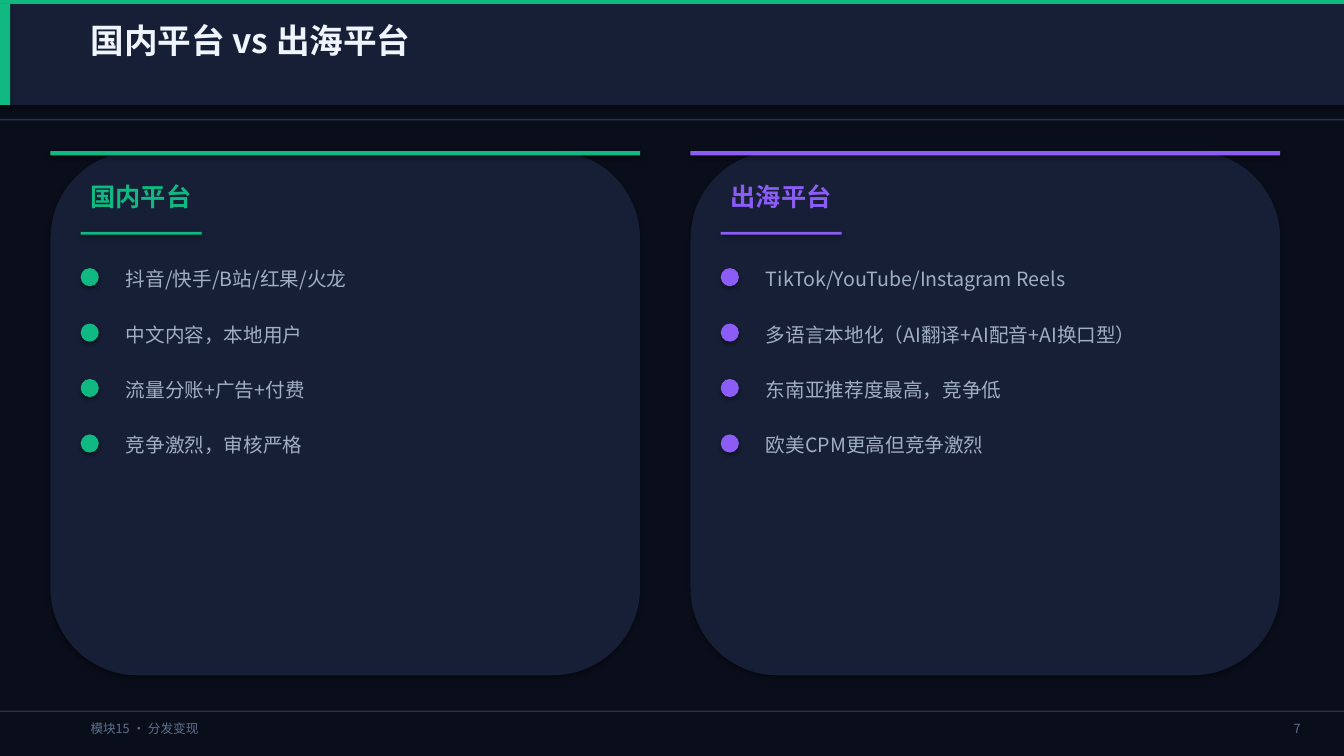
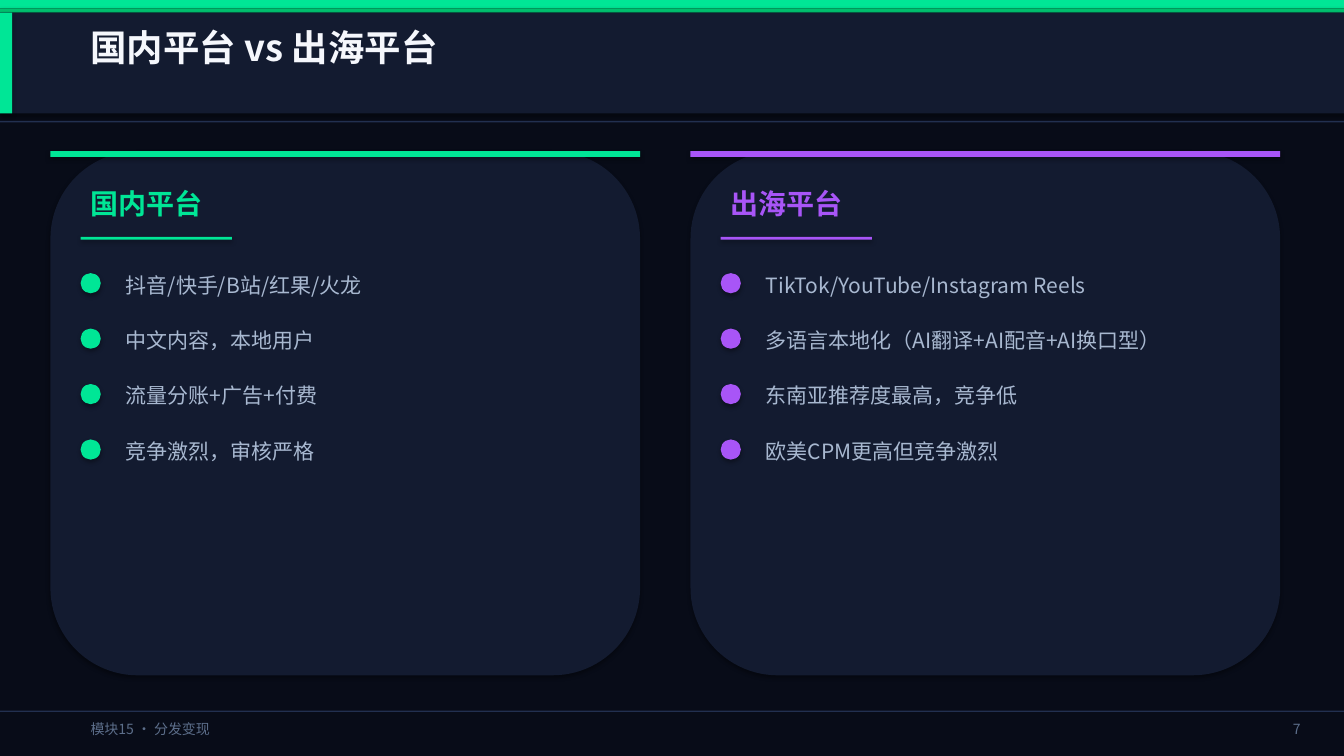
Before and after one commit to lichangjiang932-ship-it/ai-video-class, a slide deck: slide 8 of AI漫剧制作课程/PPT课件/模块15-分发变现.pptx. Drawn at 1344x756 pixels with LibreOffice and Linux fonts; fonts in the diff are those of the drawing. Boxes give left, top, right and bottom in pixels: in the first picture for what was removed or moved away, otherwise in the second. Text is boxed around its words. In the diff, an @@ line names an element or a change of style, - is before the commit and + after.

```diff
--- a/AI漫剧制作课程/PPT课件/模块15-分发变现.pptx
+++ b/AI漫剧制作课程/PPT课件/模块15-分发变现.pptx
@@ background #0A0E1A to #080C18 @@
@@ rectangle resized from (x1=0, y1=0, x2=1344, y2=4) to (x1=0, y1=0, x2=1344, y2=8) @@
@@ rectangle resized from (x1=0, y1=4, x2=1344, y2=105) to (x1=0, y1=8, x2=1344, y2=12) @@
@@ rectangle at (x1=0, y1=8, x2=1344, y2=12): fill #161F35 to #00BE6E @@
@@ rectangle moved from (x1=0, y1=4, x2=10, y2=105) to (x1=0, y1=12, x2=12, y2=113) @@
@@ rectangle added at (x1=0, y1=12, x2=1344, y2=113), fill #131B30 @@
@@ text "国内平台 vs 出海平台" at (x1=91, y1=29, x2=438, y2=65): size 24 to 26 pt, text colour #F0F4FC to #F5F7FC @@
@@ rectangle at (x1=0, y1=121, x2=1344, y2=122): fill #253350 to #223050 @@
@@ rounded rectangle at (x1=50, y1=151, x2=640, y2=676): fill #161F35 to #131B30 @@
@@ rounded rectangle at (x1=691, y1=151, x2=1280, y2=676): fill #161F35 to #131B30 @@
@@ text "国内平台" at (x1=91, y1=190, x2=203, y2=217): size 18 to 20 pt, text colour #10B981 to #00E696 @@
@@ text "出海平台" at (x1=731, y1=190, x2=843, y2=217): size 18 to 20 pt, text colour #8B5CF6 to #A855F7 @@
@@ fill #10B981 to #00E696 in 8 elements at (x1=0, y1=0, x2=1344, y2=8), (x1=50, y1=151, x2=640, y2=157), (x1=0, y1=12, x2=12, y2=113), (x1=81, y1=384, x2=101, y2=404), (x1=81, y1=273, x2=101, y2=293), (x1=81, y1=329, x2=101, y2=349), (x1=81, y1=440, x2=101, y2=460), (x1=81, y1=237, x2=232, y2=240) @@
@@ rectangle resized from (x1=81, y1=232, x2=202, y2=235) to (x1=81, y1=237, x2=232, y2=240) @@
@@ fill #8B5CF6 to #A855F7 in 6 elements at (x1=691, y1=151, x2=1280, y2=157), (x1=721, y1=384, x2=741, y2=404), (x1=721, y1=273, x2=741, y2=293), (x1=721, y1=329, x2=741, y2=349), (x1=721, y1=440, x2=741, y2=460), (x1=721, y1=237, x2=872, y2=240) @@
@@ rectangle resized from (x1=721, y1=232, x2=842, y2=235) to (x1=721, y1=237, x2=872, y2=240) @@
@@ 8 ellipses moved together from (x1=81, y1=268, x2=739, y2=453) to (x1=81, y1=273, x2=741, y2=460) @@
@@ size 14 to 15 pt, text colour #A0AEC4 to #A8B8D0 in 8 elements at (x1=126, y1=275, x2=362, y2=297), (x1=126, y1=330, x2=315, y2=350), (x1=126, y1=385, x2=317, y2=405), (x1=126, y1=441, x2=315, y2=461), (x1=766, y1=276, x2=1086, y2=298), (x1=766, y1=330, x2=1161, y2=350), (x1=766, y1=385, x2=1018, y2=405), (x1=766, y1=441, x2=999, y2=461) @@
@@ text "模块15 · 分发变现" at (x1=91, y1=722, x2=210, y2=735): size 9 to 10 pt, text colour #607090 to #5C6E8A @@
```
Also in this commit, not shown: 12 other slides changed, 19 other files.
